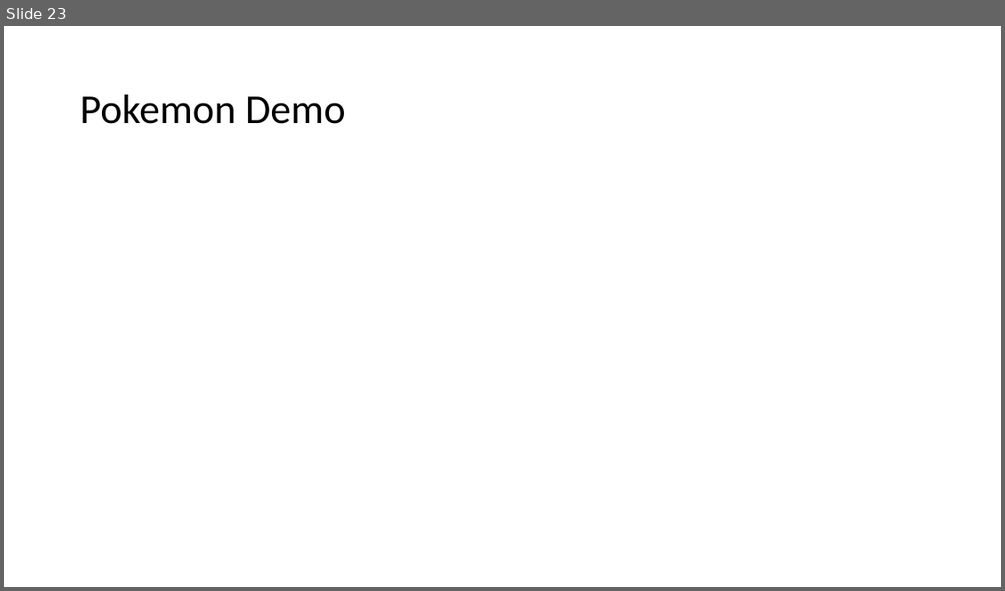
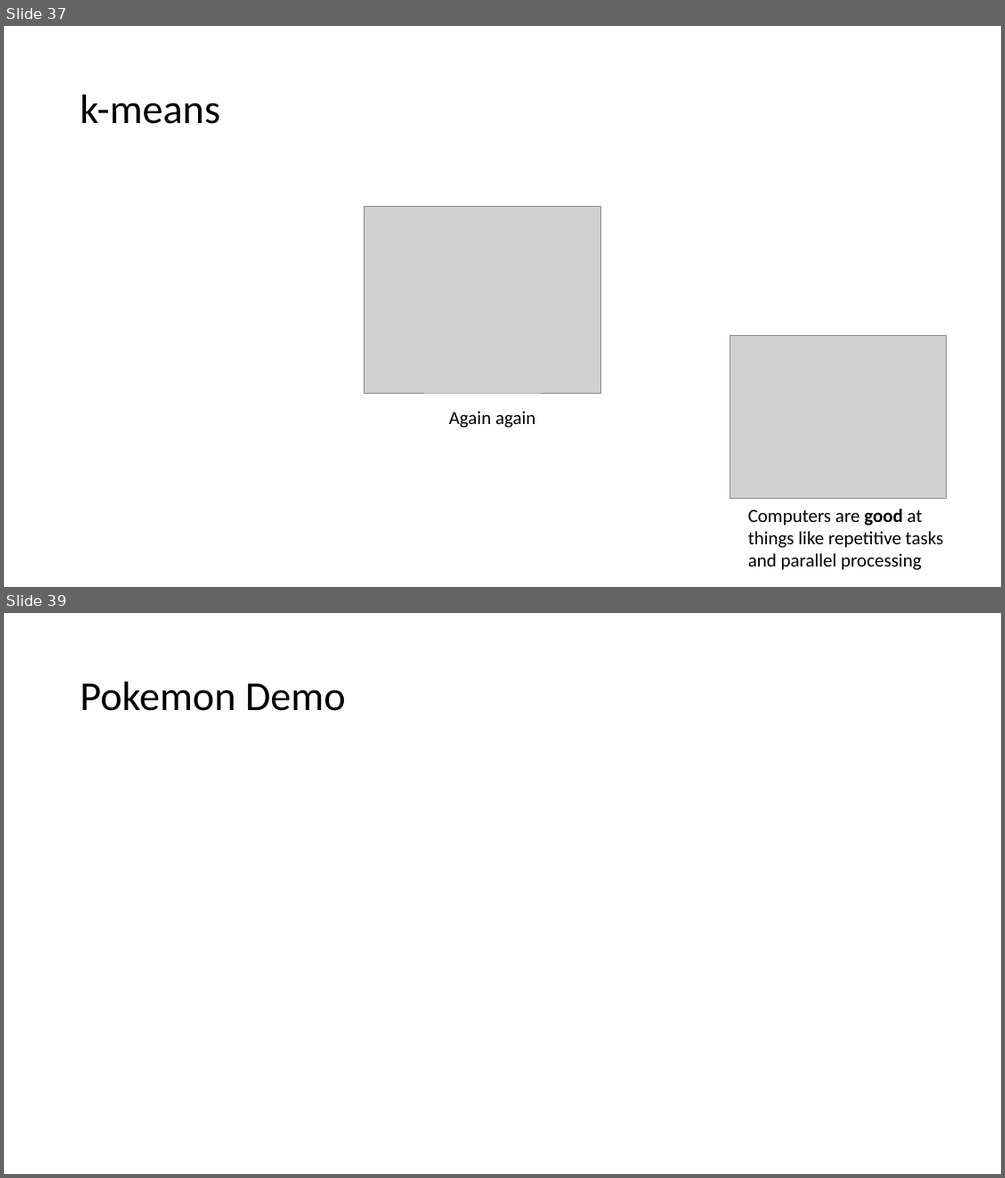
Before and after one commit to alfredofonseca/Python_ML_AFJ_DEMO, a slide deck: afj_ml_demo.pptx. Shown one above the other, each under a label of ours: slide 23 before the commit, slides 37 and 39 after it; the slides between them are not shown. The pictures are 1005x591 and 1005x1178 pixels, drawn with LibreOffice and Linux fonts; fonts in the diff are those of the drawing; grey boxes stand for pictures. Boxes give left, top, right and bottom in pixels: in the first picture for what was removed or moved away, otherwise in the second. Text is boxed around its words. In the diff, an @@ line names an element or a change of style, - is before the commit and + after.

```diff
--- a/afj_ml_demo.pptx
+++ b/afj_ml_demo.pptx
@@ slide 37 added at bbox=[4, 26, 1001, 587], background #FFFFFF @@
@@ title added at bbox=[80, 95, 220, 124], 39.6 pt, text #000000 @@
+k-means
@@ picture added at bbox=[364, 206, 601, 394] @@
@@ picture added at bbox=[730, 336, 947, 499] @@
@@ text added at bbox=[449, 410, 535, 427], 18 pt, text #000000 @@
+Again again
@@ text added at bbox=[748, 508, 944, 570], 18 pt, text #000000 @@
+Computers are good at things like repetitive tasks and parallel processing
@@ what was slide 23 is now slide 39 @@
```
Also in this commit, not shown: 21 other slides added, 3 slides removed, 4 other files.
